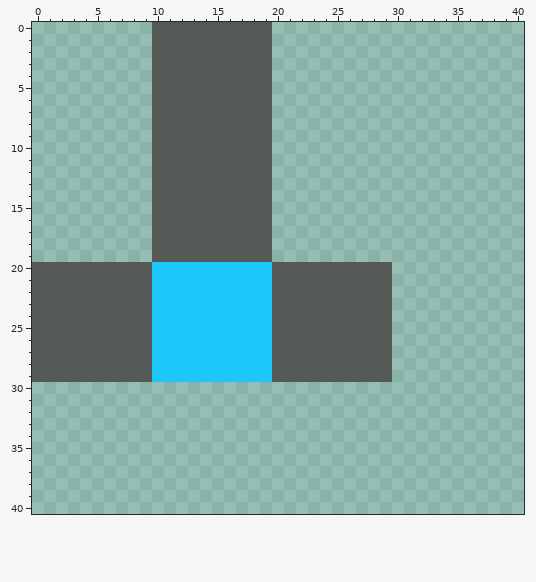
One commit to this pixel-art sprite: assets/pixel_ship_blue_small.png. The picture above was drawn from the file before the commit.
The file is 50x50 pixels. Shown: x 0..40, y 0..40. The old version is drawn lined up with the new one.
New version:
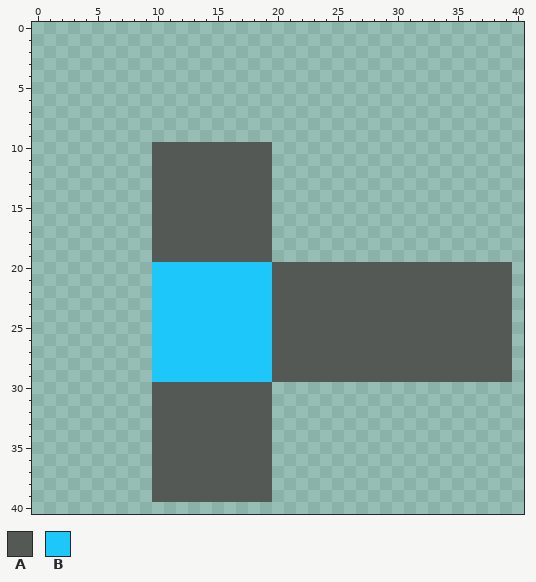
Palette (. is transparent): A #545956  B #1ec7fa
From old to new:
whole drawing moved by -10,-10 (the old picture is shown already moved)
The author put colour A in rows 20 to 29 at x 30 to 39; in rows 30 to 39 at x 10 to 19.
The author cleared colour A in rows 0 to 9 at x 10 to 19; in rows 20 to 29 at x 0 to 9.
